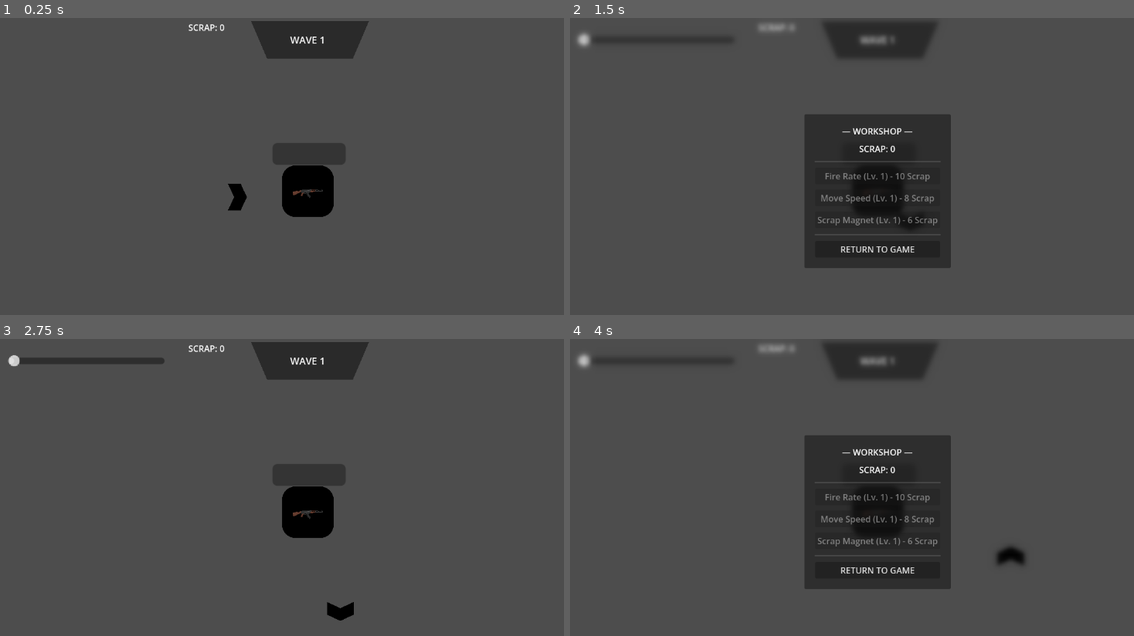
Above: before the commit, frames 1-4 (two rows, left to right).
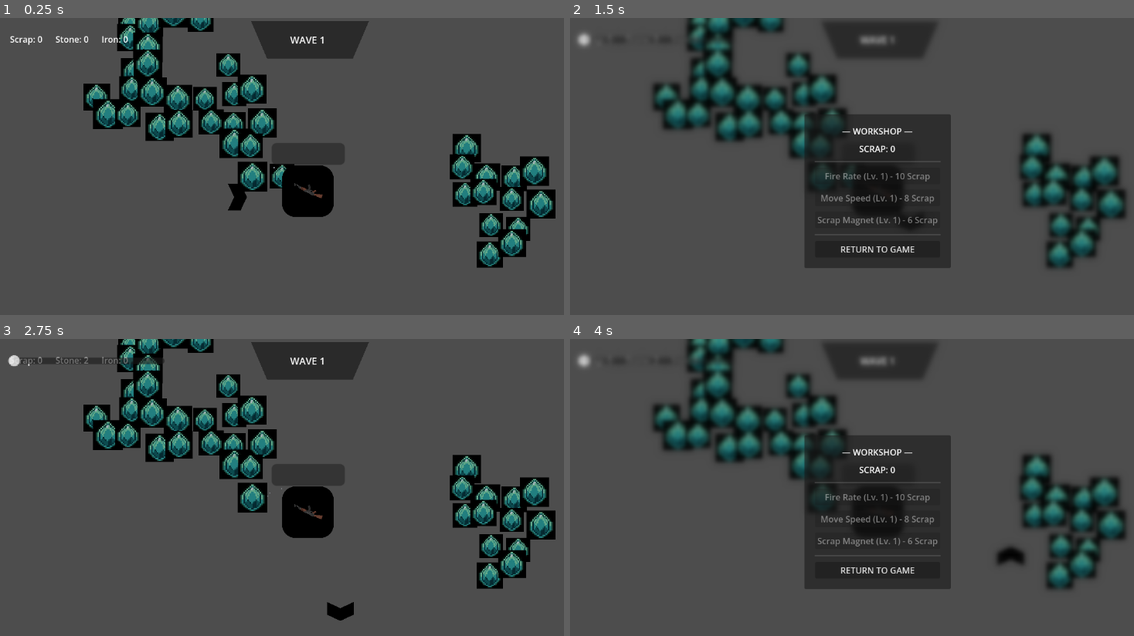
Above: after the commit, the same moments.

Repository: GamerKT4/j-ust-a-nyth-in-g
Game: Godot game, scene res://Scenes/main.tscn
The game is run twice, just before and just after one commit, with the same random seed, the same clock (stepped at 60 frames per second) and the same inputs.
Inputs:
- Up to frame 1 (0.25 s): no input
- Up to frame 2 (1.5 s): tap Enter at 0.5 s; hold D (move_right) 0.53-1.28 s; tap Q (dev_key) at 0.6 s; hold S (move_down) from 1.28 s (still down); tap B at 1.35 s
- Up to frame 3 (2.75 s): release S (move_down) at 2 s; click "RETURN TO GAME" at 2 s
- Up to frame 4 (4 s): tap Space at 2.75 s; hold D (move_right) 2.78-3.53 s; tap Q (dev_key) at 2.85 s; hold W (move_up) from 3.53 s (still down); tap B at 3.6 s

The runs differ from the first frame. In frame 1, 14% of the frame differs, in the area x 1-99%, y 0-85%; in frame 2, 13%; in frame 3, 14%; in frame 4, 13%.

Commit message:
Worked on a generation system
WARNING!! this build is very buggy PULL AT YOUR OWN RISK the gun can mine the ores in the radius and the ores have a random generation system and a new hud TRY AT YOUR OWN RISK i repeat TRY AT YOUR OWN RISK

Diff:
--- /dev/null
+++ b/Scenes/HUD.tscn
@@ -0,0 +1,28 @@
+[gd_scene format=3 uid="uid://cwrvy25ayfm7w"]
+
+[ext_resource type="Script" uid="uid://brmaa6c24neuc" path="res://Scripts/hud.gd" id="1_sd512"]
+
+[node name="HUD" type="Control" unique_id=1659513494]
+layout_mode = 3
+anchors_preset = 0
+script = ExtResource("1_sd512")
+
+[node name="ResourceBar" type="HBoxContainer" parent="." unique_id=1818704560]
+layout_mode = 1
+offset_left = 20.0
+offset_top = 20.0
+offset_right = 60.0
+offset_bottom = 60.0
+theme_override_constants/separation = 24
+
+[node name="ScrapLabel" type="Label" parent="ResourceBar" unique_id=342687648]
+layout_mode = 2
+text = "Scrap: 0"
+
+[node name="StoneLabel" type="Label" parent="ResourceBar" unique_id=1146190979]
+layout_mode = 2
+text = "Stone: 0"
+
+[node name="IronLabel" type="Label" parent="ResourceBar" unique_id=473798112]
+layout_mode = 2
+text = "Iron: 0"
--- /dev/null
+++ b/Scenes/Ore.tscn
@@ -0,0 +1,17 @@
+[gd_scene format=3 uid="uid://d03pxtgfv1fab"]
+
+[ext_resource type="Script" uid="uid://b0o0ya6ddv175" path="res://Scripts/ore.gd" id="1_bb785"]
+[ext_resource type="Texture2D" uid="uid://dqttqf2lj8sq2" path="res://Assets/Environment/gem.webp" id="1_i8ymc"]
+
+[sub_resource type="CircleShape2D" id="CircleShape2D_bb785"]
+radius = 28.0
+
+[node name="Ore" type="StaticBody2D" unique_id=2051256030 groups=["Minable"]]
+script = ExtResource("1_bb785")
+
+[node name="Sprite2D" type="Sprite2D" parent="." unique_id=1056601209]
+scale = Vector2(0.1, 0.1)
+texture = ExtResource("1_i8ymc")
+
+[node name="CollisionShape2D" type="CollisionShape2D" parent="." unique_id=473506172]
+shape = SubResource("CircleShape2D_bb785")
--- a/Scenes/WaveUI.tscn
+++ b/Scenes/WaveUI.tscn
@@ -56,16 +56,4 @@
 theme_override_font_sizes/font_size = 18
 text = "▶▶"
 
-[node name="ScrapLabel" type="Label" parent="." unique_id=1885704914]
-layout_mode = 1
-anchors_preset = 1
-anchor_left = 1.0
-anchor_right = 1.0
-offset_left = -270.0
-offset_top = 6.0
-offset_right = -230.0
-offset_bottom = 29.0
-grow_horizontal = 0
-text = "⚙ 0"
-
 [connection signal="pressed" from="ReadyButton" to="." method="_on_ready_button_pressed"]
--- /dev/null
+++ b/Scenes/WorldGen.tscn
@@ -0,0 +1,6 @@
+[gd_scene format=3 uid="uid://di2dtdymvp0me"]
+
+[ext_resource type="Script" uid="uid://dc03rlakcl8ra" path="res://Scripts/world_gen.gd" id="1_8y22x"]
+
+[node name="WorldGen" type="Node2D" unique_id=453305798]
+script = ExtResource("1_8y22x")
--- a/Scenes/main.tscn
+++ b/Scenes/main.tscn
@@ -6,6 +6,8 @@
 [ext_resource type="PackedScene" uid="uid://dovmo2pl6bfso" path="res://Scenes/main_character.tscn" id="5_kry3j"]
 [ext_resource type="PackedScene" uid="uid://ch3sgoninuuuw" path="res://Scenes/ShopMenu.tscn" id="6_6bp64"]
 [ext_resource type="PackedScene" uid="uid://dw77fvk3qd56m" path="res://Scenes/WaveUI.tscn" id="6_21xkr"]
+[ext_resource type="PackedScene" uid="uid://di2dtdymvp0me" path="res://Scenes/WorldGen.tscn" id="7_6bp64"]
+[ext_resource type="PackedScene" uid="uid://cwrvy25ayfm7w" path="res://Scenes/HUD.tscn" id="8_344ge"]
 
 [sub_resource type="StyleBoxFlat" id="StyleBoxFlat_jjvhh"]
 bg_color = Color(0.101960786, 0.101960786, 0.101960786, 0.48235294)
@@ -54,9 +56,9 @@
 scale = Vector2(1.5, 1.5)
 
 [node name="ProgressBar" type="ProgressBar" parent="World/house" unique_id=200306027]
-offset_left = -44.0
+offset_left = -45.0
 offset_top = -60.0
-offset_right = 47.0
+offset_right = 46.0
 offset_bottom = -33.0
 theme_override_styles/background = SubResource("StyleBoxFlat_jjvhh")
 theme_override_styles/fill = SubResource("StyleBoxFlat_kry3j")
@@ -105,5 +107,10 @@
 scale = Vector2(0.2, 0.2)
 
 [node name="ShopMenu" parent="." unique_id=1720833697 instance=ExtResource("6_6bp64")]
+visible = false
+
+[node name="WorldGen" parent="." unique_id=453305798 instance=ExtResource("7_6bp64")]
+
+[node name="HUD" parent="." unique_id=1659513494 instance=ExtResource("8_344ge")]
 
 [connection signal="game_over_triggered" from="World/house" to="." method="_on_house_game_over_triggered"]
--- /dev/null
+++ b/Scenes/pickup.tscn
@@ -0,0 +1,18 @@
+[gd_scene format=3 uid="uid://c27mqsmdp5gev"]
+
+[ext_resource type="Script" uid="uid://wbp00tnnciyn" path="res://Scripts/pickup.gd" id="1_v7u4w"]
+
+[sub_resource type="CanvasTexture" id="CanvasTexture_1xvyt"]
+
+[sub_resource type="CircleShape2D" id="CircleShape2D_8a3gs"]
+radius = 8.0
+
+[node name="Pickup" type="Area2D" unique_id=1508890917]
+script = ExtResource("1_v7u4w")
+
+[node name="Sprite2D" type="Sprite2D" parent="." unique_id=1007685487]
+scale = Vector2(1.5, 1.5)
+texture = SubResource("CanvasTexture_1xvyt")
+
+[node name="CollisionShape2D" type="CollisionShape2D" parent="." unique_id=702605022]
+shape = SubResource("CircleShape2D_8a3gs")
--- a/Scripts/gun.gd
+++ b/Scripts/gun.gd
@@ -26,30 +26,45 @@
 func _on_body_entered_in_range(_body: Node2D) -> void:
 	call_deferred("try_to_shoot")
 
-func sort_by_distance(a, b):
+func sort_by_distance(a: Node2D, b: Node2D) -> bool:
 	var dist_a = a.global_position.distance_squared_to(global_position)
 	var dist_b = b.global_position.distance_squared_to(global_position)
 	return dist_a < dist_b
 
-func try_to_shoot():
+func try_to_shoot() -> void:
 	if not gun_is_cool:
 		return
 
 	enemies_in_range = attack_range.get_overlapping_bodies()
-
 	if enemies_in_range.is_empty():
 		return
 
 	enemies_in_range.sort_custom(sort_by_distance)
 
-	var closest_enemy = enemies_in_range[0]
+	# Priority 1: Check for real enemies first
+	for target in enemies_in_range:
+		if is_instance_valid(target) and not target.is_in_group("Minable") and not target.is_in_group("Player"):
+			look_at(target.global_position)
 
-	var scrap_drop = SCRAP_SCENE.instantiate()
-	scrap_drop.global_position = closest_enemy.global_position
-	get_tree().current_scene.add_child(scrap_drop)
+			var scrap_drop = SCRAP_SCENE.instantiate()
+			scrap_drop.global_position = target.global_position
+			get_tree().current_scene.add_child(scrap_drop)
 
-	closest_enemy.queue_free()
-	print("Enemy killed!")
+			target.queue_free()
+			print("Enemy killed!")
 
-	cooldown.start()
-	gun_is_cool = false
+			cooldown.start()
+			gun_is_cool = false
+			return
+
+	# Priority 2: If no enemies were found, mine the nearest rock
+	for target in enemies_in_range:
+		if is_instance_valid(target) and target.is_in_group("Minable"):
+			look_at(target.global_position)
+
+			if target.has_method("take_damage"):
+				target.take_damage(1)
+
+			cooldown.start()
+			gun_is_cool = false
+			return
--- /dev/null
+++ b/Scripts/hud.gd
@@ -0,0 +1,33 @@
+extends Control
+
+@onready var labels: Dictionary = {
+	"scrap": $ResourceBar/ScrapLabel,
+	"stone": $ResourceBar/StoneLabel,
+	"iron":  $ResourceBar/IronLabel
+}
+
+func _ready() -> void:
+	# Center the pivot so the pulse scales outward evenly from the center
+	for lbl: Label in labels.values():
+		lbl.pivot_offset = lbl.size * 0.5
+
+	if Variables.has_signal("resource_updated"):
+		Variables.resource_updated.connect(_on_resource_updated)
+
+	# Initialize all values without triggering animations on boot
+	for type in labels.keys():
+		labels[type].text = "%s: %d" % [type.capitalize(), Variables.inventory.get(type, 0)]
+
+func _on_resource_updated(type: String, new_amount: int) -> void:
+	if not labels.has(type):
+		return
+
+	var lbl: Label = labels[type]
+	lbl.text = "%s: %d" % [type.capitalize(), new_amount]
+	_pop_label(lbl)
+
+func _pop_label(lbl: Label) -> void:
+	# Kill any existing tween on this label so rapid pickups don't desync
+	var t = create_tween()
+	lbl.scale = Vector2(1.22, 1.22)
+	t.tween_property(lbl, "scale", Vector2.ONE, 0.14).set_trans(Tween.TRANS_BACK).set_ease(Tween.EASE_OUT)
--- /dev/null
+++ b/Scripts/ore.gd
@@ -0,0 +1,64 @@
+extends StaticBody2D
+
+const PICKUP_SCENE = preload("res://Scenes/Pickup.tscn")
+
+@export_enum("stone", "iron") var ore_type: String = "stone"
+@export var max_hp: int = 3
+@export var base_color: Color = Color(0.65, 0.67, 0.72)
+
+@onready var sprite: Sprite2D = $Sprite2D
+@onready var collision: CollisionShape2D = $CollisionShape2D
+
+var current_hp: int = 3
+var base_scale: Vector2
+var hit_tween: Tween
+
+func _ready() -> void:
+	add_to_group("Minable")
+	current_hp = max_hp
+	base_scale = scale
+	sprite.modulate = base_color
+
+func take_damage(amount: int = 1) -> void:
+	if current_hp <= 0:
+		return
+
+	current_hp -= amount
+	_play_hit_feedback()
+	_spawn_drops(1)
+
+	if current_hp <= 0:
+		_shatter()
+
+func _play_hit_feedback() -> void:
+	if hit_tween and hit_tween.is_valid():
+		hit_tween.kill()
+
+	sprite.modulate = Color(2.0, 2.0, 2.0, 1.0) # Bright flash
+	scale = Vector2(base_scale.x * 1.18, base_scale.y * 0.82) # Punchy squash
+
+	hit_tween = create_tween().set_parallel(true)
+	hit_tween.tween_property(sprite, "modulate", base_color, 0.14)
+	hit_tween.tween_property(self, "scale", base_scale, 0.14).set_trans(Tween.TRANS_ELASTIC).set_ease(Tween.EASE_OUT)
+
+func _shatter() -> void:
+	collision.set_deferred("disabled", true)
+	_spawn_drops(2)
+
+	if hit_tween and hit_tween.is_valid():
+		hit_tween.kill()
+
+	var death_tween = create_tween().set_parallel(true)
+	death_tween.tween_property(self, "scale", Vector2.ZERO, 0.12).set_trans(Tween.TRANS_BACK).set_ease(Tween.EASE_IN)
+	death_tween.tween_property(sprite, "modulate:a", 0.0, 0.12)
+	death_tween.finished.connect(queue_free)
+
+func _spawn_drops(count: int) -> void:
+	var scene = get_tree().current_scene
+	for i in count:
+		var drop = PICKUP_SCENE.instantiate()
+		drop.resource_type = ore_type
+		# Small scatter offset so multiple chunks never spawn directly on top of each other
+		var offset = Vector2(randf_range(-6.0, 6.0), randf_range(-6.0, 6.0))
+		drop.global_position = global_position + offset
+		scene.call_deferred("add_child", drop)
--- /dev/null
+++ b/Scripts/pickup.gd
@@ -0,0 +1,65 @@
+extends Area2D
+
+@export_enum("scrap", "stone", "iron") var resource_type: String = "stone"
+@export var value: int = 1
+@export var max_speed: float = 480.0
+@export var pickup_radius: float = 16.0
+
+@onready var sprite: Sprite2D = $Sprite2D
+
+const PALETTE: Dictionary = {
+	"scrap": Color(1.0, 0.84, 0.22), # Gold amber
+	"stone": Color(0.72, 0.75, 0.80), # Cool slate
+	"iron":  Color(0.92, 0.44, 0.20)  # Rust copper
+}
+
+var player: CharacterBody2D = null
+var velocity: Vector2 = Vector2.ZERO
+var is_collected: bool = false
+var can_magnet: bool = false
+
+func _ready() -> void:
+	player = get_tree().get_first_node_in_group("Player")
+	sprite.modulate = PALETTE.get(resource_type, Color.WHITE)
+	_pop_scatter()
+
+func _pop_scatter() -> void:
+	# Pop in an arc outward, then allow magnet attraction
+	var pop_dir = Vector2.RIGHT.rotated(randf_range(0.0, TAU))
+	var target_pos = global_position + (pop_dir * randf_range(16.0, 28.0))
+
+	var t = create_tween().set_parallel(true)
+	t.tween_property(self, "global_position", target_pos, 0.24).set_trans(Tween.TRANS_QUAD).set_ease(Tween.EASE_OUT)
+	t.tween_property(self, "scale", scale * 1.15, 0.12).set_trans(Tween.TRANS_CUBIC).set_ease(Tween.EASE_OUT)
+	t.chain().tween_property(self, "scale", scale, 0.12)
+	t.finished.connect(func(): can_magnet = true)
+
+func _physics_process(delta: float) -> void:
+	if is_collected or not can_magnet or not is_instance_valid(player):
+		return
+
+	var dist_sq = global_position.distance_squared_to(player.global_position)
+	var magnet_range_sq = Variables.player_magnet_range * Variables.player_magnet_range
+	var pickup_rad_sq = pickup_radius * pickup_radius
+
+	if dist_sq <= magnet_range_sq:
+		var dir = (player.global_position - global_position).normalized()
+
+		# Smooth acceleration toward player
+		velocity = velocity.move_toward(dir * max_speed, 1400.0 * delta)
+		global_position += velocity * delta
+
+		if dist_sq <= pickup_rad_sq:
+			_collect()
+
+func _collect() -> void:
+	is_collected = true
+	set_deferred("monitoring", false)
+	set_deferred("monitorable", false)
+
+	Variables.add_resource(resource_type, value)
+
+	# Suction pop-shrink into player
+	var t = create_tween()
+	t.tween_property(self, "scale", Vector2.ZERO, 0.09).set_trans(Tween.TRANS_BACK).set_ease(Tween.EASE_IN)
+	t.tween_callback(queue_free)
--- a/Scripts/scrap_item.gd
+++ b/Scripts/scrap_item.gd
@@ -1,27 +1,54 @@
 extends Area2D
 
 @export var value: int = 1
-@export var magnet_speed: float = 280.0
+@export var magnet_speed: float = 360.0
 @export var pickup_distance: float = 16.0
 
+@onready var visual: ColorRect = $ColorRect
+
 var player: CharacterBody2D = null
+var is_collected: bool = false
+var velocity: Vector2 = Vector2.ZERO
 
 func _ready() -> void:
-	# Looks for the player node in the "Player" group
 	player = get_tree().get_first_node_in_group("Player")
+	_spawn_bounce()
+
+func _spawn_bounce() -> void:
+	var pop_target = global_position + Vector2.RIGHT.rotated(randf_range(0.0, TAU)) * randf_range(10.0, 20.0)
+	var t = create_tween()
+	t.tween_property(self, "global_position", pop_target, 0.18).set_trans(Tween.TRANS_QUAD).set_ease(Tween.EASE_OUT)
 
 func _physics_process(delta: float) -> void:
-	if not is_instance_valid(player):
+	if is_collected or not is_instance_valid(player):
 		return
 
-	var dist: float = global_position.distance_to(player.global_position)
+	var dist_sq: float = global_position.distance_squared_to(player.global_position)
+	var magnet_range_sq: float = Variables.player_magnet_range * Variables.player_magnet_range
+	var pickup_distance_sq: float = pickup_distance * pickup_distance
 
-	# Fly toward the player when within the upgraded magnet range
-	if dist < Variables.player_magnet_range:
+	# Accelerate toward player when inside magnet radius
+	if dist_sq < magnet_range_sq:
 		var dir: Vector2 = (player.global_position - global_position).normalized()
-		global_position += dir * magnet_speed * delta
+		velocity = velocity.move_toward(dir * magnet_speed, 1200.0 * delta)
+		global_position += velocity * delta
 
-		# Picked up when touching
-		if dist < pickup_distance:
-			Variables.add_scrap(value)
-			queue_free()
+		# Picked up
+		if dist_sq < pickup_distance_sq:
+			_collect()
+
+func _collect() -> void:
+	is_collected = true
+	set_deferred("monitoring", false)
+	set_deferred("monitorable", false)
+
+	# Safe economy update
+	if Variables.has_method("add_resource"):
+		Variables.add_resource("scrap", value)
+	elif Variables.has_method("add_scrap"):
+		Variables.add_scrap(value)
+
+	# Elastic shrink absorption
+	var t = create_tween()
+	t.tween_property(self, "scale", Vector2.ZERO, 0.08).set_trans(Tween.TRANS_BACK).set_ease(Tween.EASE_IN)
+	t.tween_callback(queue_free)
--- a/Scripts/variables.gd
+++ b/Scripts/variables.gd
@@ -1,71 +1,106 @@
 extends Node
 
-# Economy & Currency
-var scrap: int = 0
+# --- SIGNALS ---
+signal resource_updated(type: String, new_amount: int)
 signal scrap_updated(new_amount: int)
-
-# Upgrades & Scaling
-var gun_level: int = 1
-var player_speed_level: int = 1
-var magnet_level: int = 1
 signal upgrades_updated
 
-# Player & House Stats
+# --- ECONOMY ---
+var inventory: Dictionary = {
+	"scrap": 0,
+	"stone": 0,
+	"iron": 0
+}
+
+var scrap: int:
+	get: return inventory["scrap"]
+	set(v):
+		inventory["scrap"] = v
+		resource_updated.emit("scrap", v)
+		scrap_updated.emit(v)
+
+var stone: int:
+	get: return inventory["stone"]
+	set(v):
+		inventory["stone"] = v
+		resource_updated.emit("stone", v)
+
+var iron: int:
+	get: return inventory["iron"]
+	set(v):
+		inventory["iron"] = v
+		resource_updated.emit("iron", v)
+
+func add_resource(type: String, amount: int = 1) -> void:
+	if inventory.has(type):
+		inventory[type] += amount
+		resource_updated.emit(type, inventory[type])
+		if type == "scrap":
+			scrap_updated.emit(inventory["scrap"])
+
+func spend_resource(type: String, amount: int) -> bool:
+	if inventory.get(type, 0) >= amount:
+		inventory[type] -= amount
+		resource_updated.emit(type, inventory[type])
+		if type == "scrap":
+			scrap_updated.emit(inventory["scrap"])
+		return true
+	return false
+
+# Legacy helper
+func add_scrap(amount: int = 1) -> void:
+	add_resource("scrap", amount)
+
+# --- PLAYER & BASE STATS ---
+var player_speed_level: int = 1
 var player_speed: float = 250.0
+
+var gun_level: int = 1
+var gun_cooldown: float = 1.0
+
+var magnet_level: int = 1
 var player_magnet_range: float = 120.0
+
 var house_health: float = 500.0
 
-# Gun Stats
-var gun_cooldown: float = 1.0
-
-# Bug Settings
+# --- BUG & WAVE SETTINGS ---
 var bug_speed: float = 180.0
 var bug_damage: float = 10.0
 var bug_health: float = 20.0
 
-# Spawning & Waves
 var spawn_delay: float = 1.0
 var spawn_margin: float = 60.0
 var current_wave: int = 1
 var bugs_per_wave: int = 5
 var wave_break_time: float = 5.0
 
-# --- ECONOMY FUNCTIONS ---
-func add_scrap(amount: int) -> void:
-	scrap += amount
-	scrap_updated.emit(scrap)
+# --- UPGRADES & COST HELPERS ---
+func get_cost(level: int, base: int) -> int:
+	return level * base
 
-func spend_scrap(amount: int) -> bool:
-	if scrap >= amount:
-		scrap -= amount
-		scrap_updated.emit(scrap)
-		return true
-	return false
-
-# --- UPGRADE LOGIC ---
 func get_gun_cost() -> int:
-	return gun_level * 10
+	return get_cost(gun_level, 10)
 
 func get_speed_cost() -> int:
-	return player_speed_level * 8
+	return get_cost(player_speed_level, 8)
 
 func get_magnet_cost() -> int:
-	return magnet_level * 6
+	return get_cost(magnet_level, 6)
 
 func upgrade_gun() -> void:
-	if spend_scrap(get_gun_cost()):
+	if spend_resource("scrap", get_gun_cost()):
 		gun_level += 1
-		gun_cooldown = max(0.2, 1.0 - ((gun_level - 1) * 0.15))
+		gun_cooldown = maxf(0.2, 1.0 - ((gun_level - 1) * 0.15))
 		upgrades_updated.emit()
 
 func upgrade_speed() -> void:
-	if spend_scrap(get_speed_cost()):
+	if spend_resource("scrap", get_speed_cost()):
 		player_speed_level += 1
 		player_speed += 25.0
 		upgrades_updated.emit()
 
 func upgrade_magnet() -> void:
-	if spend_scrap(get_magnet_cost()):
+	if spend_resource("scrap", get_magnet_cost()):
 		magnet_level += 1
 		player_magnet_range += 40.0
 		upgrades_updated.emit()
--- a/Scripts/wave_ui.gd
+++ b/Scripts/wave_ui.gd
@@ -6,7 +6,6 @@
 @onready var wave_label: Label = $VBoxContainer/WaveLabel
 @onready var time_label: Label = $VBoxContainer/TimeLabel
 @onready var ready_button: Button = $ReadyButton
-@onready var scrap_label: Label = $ScrapLabel
 
 func _ready() -> void:
 	if ready_button and not ready_button.pressed.is_connected(_on_ready_button_pressed):
@@ -16,21 +15,22 @@
 	hide_ready_button()
 	update_wave_text(Variables.current_wave)
 
-	update_scrap_text(Variables.scrap)
-	Variables.scrap_updated.connect(update_scrap_text)
-
 # --- TEXT UPDATES ---
 func update_wave_text(wave: int) -> void:
-	if wave_label:
-		wave_label.text = "WAVE " + str(wave)
+	if not wave_label:
+		return
+
+	wave_label.text = "WAVE %d" % wave
+
+	# Punch pop animation on wave announcement
+	wave_label.pivot_offset = wave_label.size * 0.5
+	var t = create_tween()
+	wave_label.scale = Vector2(1.25, 1.25)
+	t.tween_property(wave_label, "scale", Vector2.ONE, 0.2).set_trans(Tween.TRANS_BACK).set_ease(Tween.EASE_OUT)
 
 func update_timer_text(time_left: float) -> void:
 	if time_label:
-		time_label.text = "Next wave in: " + str(int(ceil(time_left))) + "s"
-
-func update_scrap_text(amount: int) -> void:
-	if scrap_label:
-		scrap_label.text = "SCRAP: " + str(amount)
+		time_label.text = "Next wave in: %ds" % int(ceil(time_left))
 
 # --- VISIBILITY ---
 func show_timer() -> void:
--- /dev/null
+++ b/Scripts/world_gen.gd
@@ -0,0 +1,115 @@
+extends Node2D
+
+const ORE_SCENE = preload("res://Scenes/Ore.tscn")
+
+@export_group("Seed & Randomness")
+@export var world_seed: int = 0
+@export var randomize_seed_on_start: bool = true
+
+@export_group("World Boundaries & Grid")
+@export var map_radius: int = 35           # Grid extends from -35 to +35
+@export var tile_size: float = 48.0        # Base distance between points
+@export var safe_radius: float = 5.0       # Clear radius around (0, 0)
+@export var position_jitter: float = 12.0  # Breaks rigid grid lines into organic clusters
+
+@export_group("Noise Configuration")
+@export var vein_frequency: float = 0.08
+@export var density_frequency: float = 0.02
+@export_range(0.0, 1.0) var global_density_threshold: float = 0.35 # Clearings vs rock zones
+
+@export_group("Ore Definitions")
+# Sorted descending by threshold in code. Configure anything right inside the Inspector!
+@export var ore_definitions: Array[Dictionary] = [
+	{
+		"type": "iron",
+		"threshold": 0.62,
+		"hp": 5,
+		"color": Color(0.88, 0.45, 0.22),
+		"scale_range": Vector2(0.95, 1.15)
+	},
+	{
+		"type": "stone",
+		"threshold": 0.30,
+		"hp": 3,
+		"color": Color(0.68, 0.70, 0.74),
+		"scale_range": Vector2(0.85, 1.1)
+	}
+]
+
+var vein_noise: FastNoiseLite = FastNoiseLite.new()
+var density_noise: FastNoiseLite = FastNoiseLite.new()
+
+func _ready() -> void:
+	if randomize_seed_on_start and world_seed == 0:
+		randomize()
+		world_seed = randi()
+
+	_setup_noise()
+	_generate_world()
+
+func _setup_noise() -> void:
+	# Vein cluster noise
+	vein_noise.seed = world_seed
+	vein_noise.noise_type = FastNoiseLite.TYPE_SIMPLEX_SMOOTH
+	vein_noise.frequency = vein_frequency
+
+	# Density/clearing mask noise (second layer for organic empty pathways)
+	density_noise.seed = world_seed + 101
+	density_noise.noise_type = FastNoiseLite.TYPE_PERLIN
+	density_noise.frequency = density_frequency
+
+func _generate_world() -> void:
+	var safe_radius_sq: float = safe_radius * safe_radius
+
+	# Sort definitions descending so highest rarity threshold is checked first
+	var sorted_ores = ore_definitions.duplicate()
+	sorted_ores.sort_custom(func(a, b): return a["threshold"] > b["threshold"])
+
+	for x in range(-map_radius, map_radius + 1):
+		for y in range(-map_radius, map_radius + 1):
+			var grid_coord = Vector2(x, y)
+
+			# Fast distance-squared check for center clear zone
+			if grid_coord.length_squared() < safe_radius_sq:
+				continue
+
+			# Check density noise mask to create open fields and corridors
+			var density_val = (density_noise.get_noise_2d(float(x), float(y)) + 1.0) * 0.5
+			if density_val < global_density_threshold:
+				continue
+
+			var n: float = vein_noise.get_noise_2d(float(x), float(y))
+
+			# Match against ore thresholds
+			for ore in sorted_ores:
+				if n >= ore["threshold"]:
+					var jitter = Vector2(
+						randf_range(-position_jitter, position_jitter),
+						randf_range(-position_jitter, position_jitter)
+					)
+					var world_pos = (grid_coord * tile_size) + jitter
+					_spawn_rock(ore, world_pos)
+					break
+
+func _spawn_rock(data: Dictionary, pos: Vector2) -> void:
+	var rock = ORE_SCENE.instantiate()
+	rock.ore_type = data.get("type", "stone")
+	rock.max_hp = data.get("hp", 3)
+	rock.base_color = data.get("color", Color.WHITE)
+	rock.global_position = pos
+
+	# Natural scale variety
+	var scale_range: Vector2 = data.get("scale_range", Vector2.ONE)
+	var random_scale = randf_range(scale_range.x, scale_range.y)
+	rock.scale = Vector2(random_scale, random_scale)
+
+	add_child(rock)
+
+# Call WorldGen.regenerate(new_seed) anytime to re-roll without restarting the scene
+func regenerate(new_seed: int = 0) -> void:
+	for child in get_children():
+		child.queue_free()
+
+	world_seed = new_seed if new_seed != 0 else randi()
+	_setup_noise()
+	_generate_world()
Binary file added: Assets/Environment/a1374b5fd695448788fd17fb8d2adbc2.webp
Not shown, added: Assets/Environment/a1374b5fd695448788fd17fb8d2adbc2.webp.import
Binary file added: Assets/Environment/gem.webp
Not shown, added: Assets/Environment/gem.webp.import
Not shown, added: Scripts/hud.gd.uid
Not shown, added: Scripts/ore.gd.uid
Not shown, added: Scripts/pickup.gd.uid
Not shown, added: Scripts/world_gen.gd.uid
